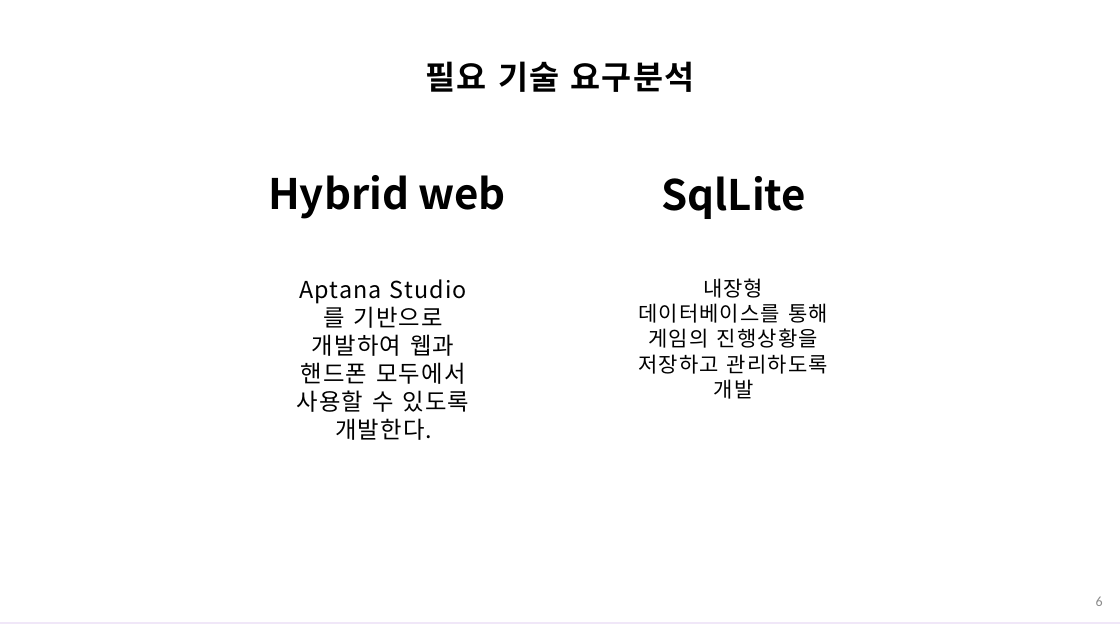
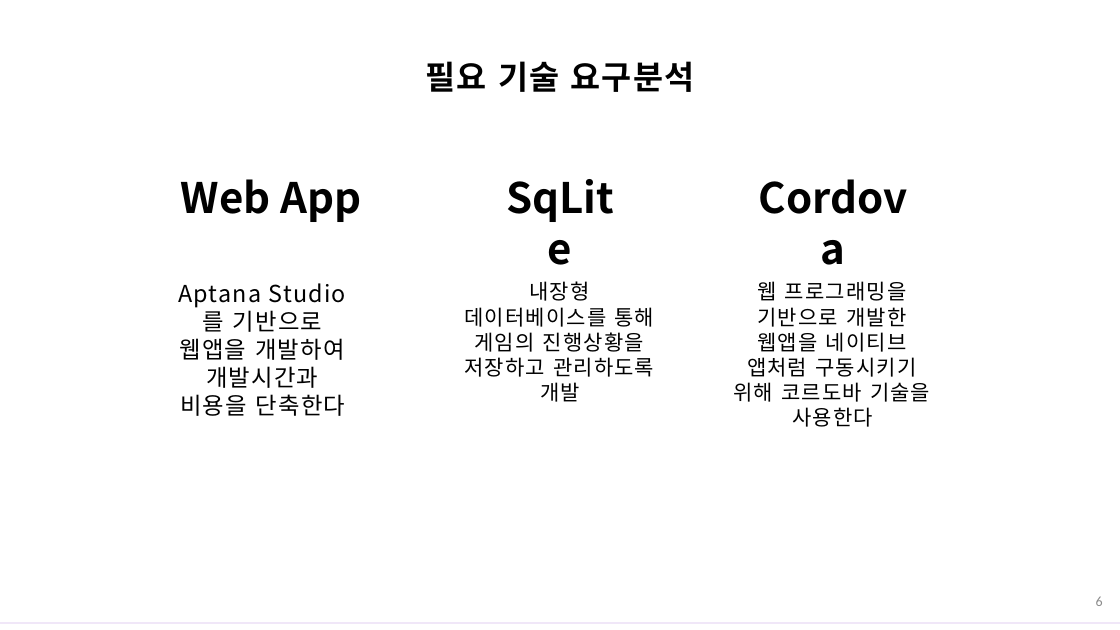
Before and after one commit to zlstjq/forgit, a slide deck: slide 6 of 세미나 중간발표 1.pptx. Drawn at 1120x630 pixels with LibreOffice and Linux fonts; fonts in the diff are those of the drawing. Boxes give left, top, right and bottom in pixels: in the first picture for what was removed or moved away, otherwise in the second. Text is boxed around its words. In the diff, an @@ line names an element or a change of style, - is before the commit and + after.

```diff
--- a/세미나 중간발표 1.pptx
+++ b/세미나 중간발표 1.pptx
@@ text at (181,179,361,222): text changed @@
-Hybrid web
+Web App
@@ text at (661,176,806,219): text changed @@
-SqlLite
+SqLite
@@ text added at (740,168,925,228), 36 pt, text #000000, bold @@
+Cordova
@@ text at (178,285,345,416): text changed @@
-Aptana Studio를 기반으로 개발하여 웹과 핸드폰 모두에서 사용할 수 있도록 개발한다.
+Aptana Studio를 기반으로 웹앱을 개발하여 개발시간과 비용을 단축한다
@@ text "내장형 데이터베이스를 통해 게임의 진행상황을 ...": place and size @@
-text "내장형 데이터베이스를 통해 게임의 진행상황을 ..." at (638,278,828,374)
+text "내장형 데이터베이스를 통해 게임의 진행상황을 ..." at (464,281,655,377)
@@ text added at (733,281,930,427), 18 pt, text #000000 @@
+웹 프로그래밍을 기반으로 개발한 웹앱을 네이티브 앱처럼 구동시키기 위해 코르도바 기술을 사용한다
```
Also in this commit, not shown: 2 other slides changed.
